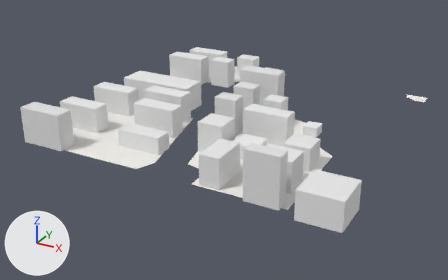
What one commit did to the glTF model white-model-six-districts/chunks/122_88_mid.glb.
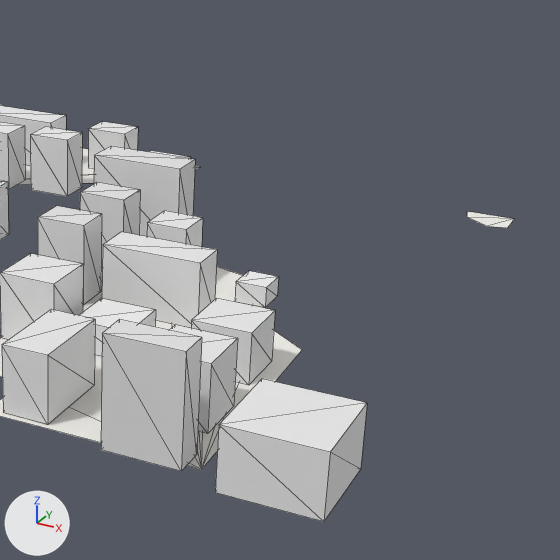
Each version appears first whole from a 50 mm lens placed at (1691.0, 5881.0, 368.0), pointed at (1240.0, 6701.0, -42.0), and next in a close-up on the part from 44% to 100% of the width and 0% to 89% of the height. Every picture has the same lights, and +X, +Y and +Z are marked at lower left. The last two pictures show the newer version. The close-ups show mesh edges as thin lines. Vertices at exactly the same position are counted once.
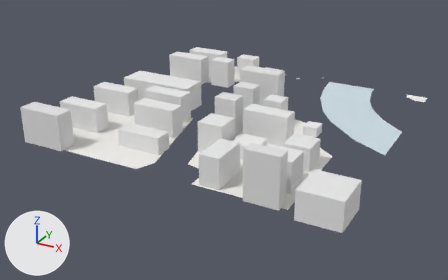
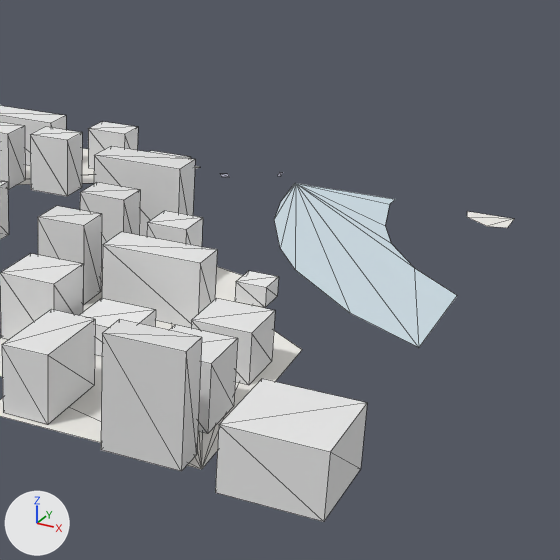
What differs and where, as boxes (x1, y1, x2, y2) in the close-ups (560 x 560 px):
part 1 of me_mesh_0, added
    after: (274, 183, 457, 347)

What the commit changed:
me_mesh_0 is used by ob_mesh_0; location (0.0, 0.0, 0.0).
me_mesh_0 had 226 vertices, 268 faces and spanned x 1008.0..1516.0, y 6482.0..7000.0, z -18.0..56.0.
me_mesh_0 now has 249 vertices, 285 faces and spans x 1008.0..1516.0, y 6482.0..7005.0, z -18.0..56.0.
me_mesh_0 part 1: a new loose piece of 15 vertices spanning x 1312.0..1500.0, y 6716.0..7000.0, z -17.0, in mat_material_0.
Other edits to the shape of me_mesh_0 do not show in these pictures.
